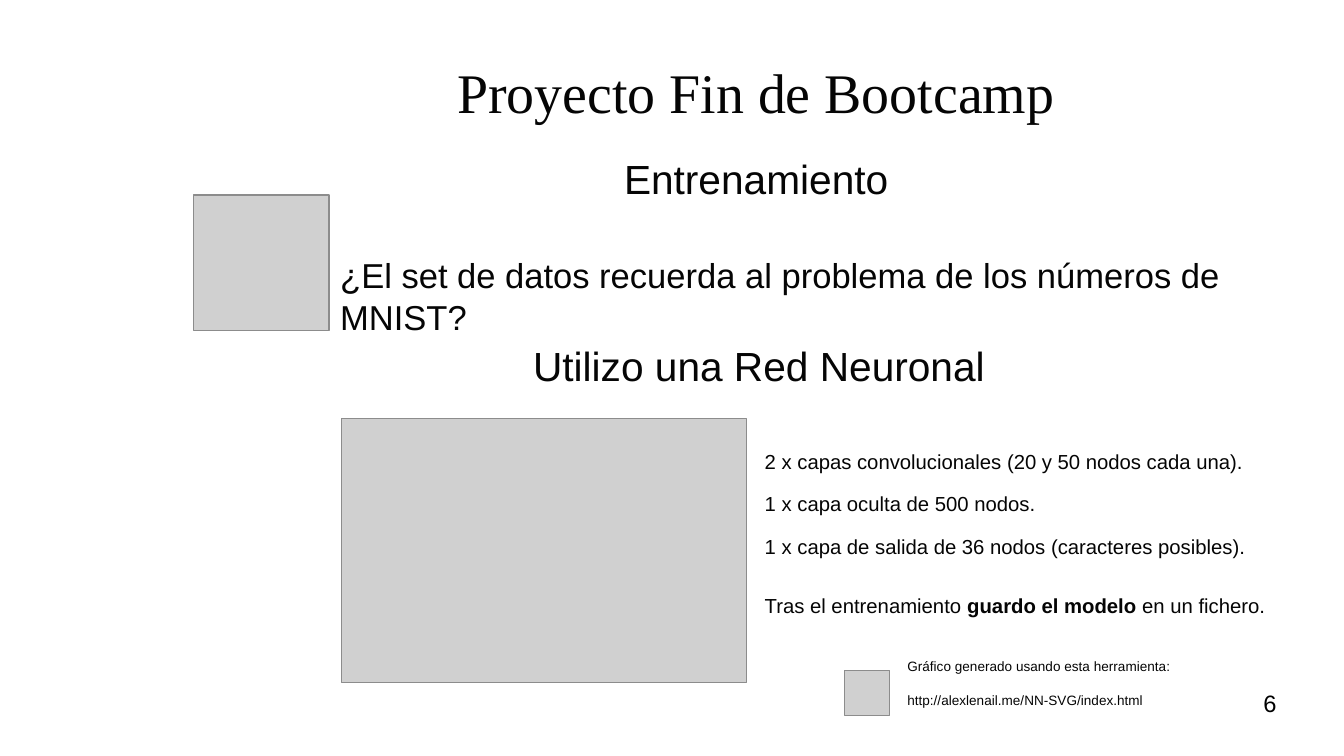
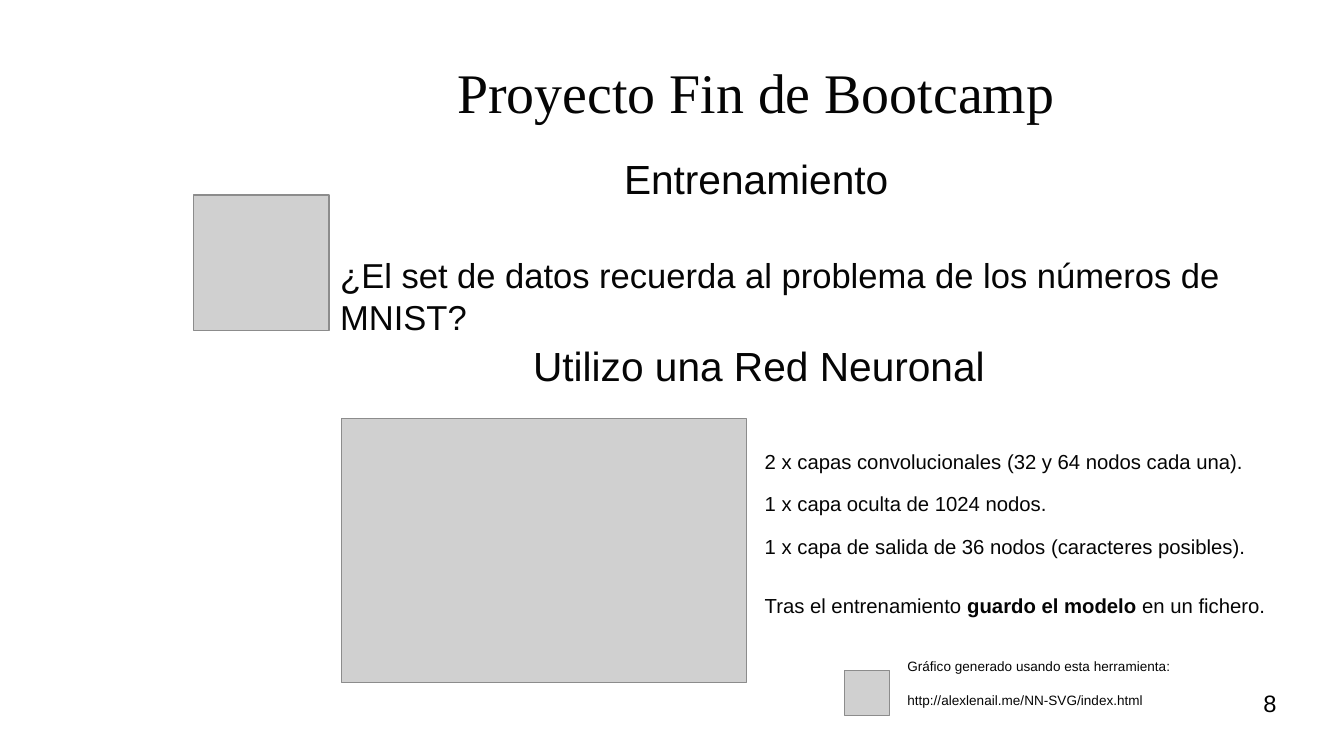
Before and after one commit to rfminguez/w8-proyecto_final-rompe_captcha, a slide deck: slide 8 of Presentacion/presentacion.odp (slide 6 before the commit). Drawn at 1344x756 pixels with LibreOffice and Linux fonts; fonts in the diff are those of the drawing; grey boxes stand for pictures; background and template pictures are left out. Boxes give left, top, right and bottom in pixels: in the first picture for what was removed or moved away, otherwise in the second. Text is boxed around its words. In the diff, an @@ line names an element or a change of style, - is before the commit and + after.

```diff
--- a/Presentacion/presentacion.odp
+++ b/Presentacion/presentacion.odp
@@ text at [765, 454, 1242, 516]: text changed @@
-2 x capas convolucionales (20 y 50 nodos cada una).
-1 x capa oculta de 500 nodos.
+2 x capas convolucionales (32 y 64 nodos cada una).
+1 x capa oculta de 1024 nodos.
@@ page number at [1263, 695, 1276, 713]: text changed @@
-6
+8
```
Also in this commit, not shown: 6 other slides changed, 2 slides added.
